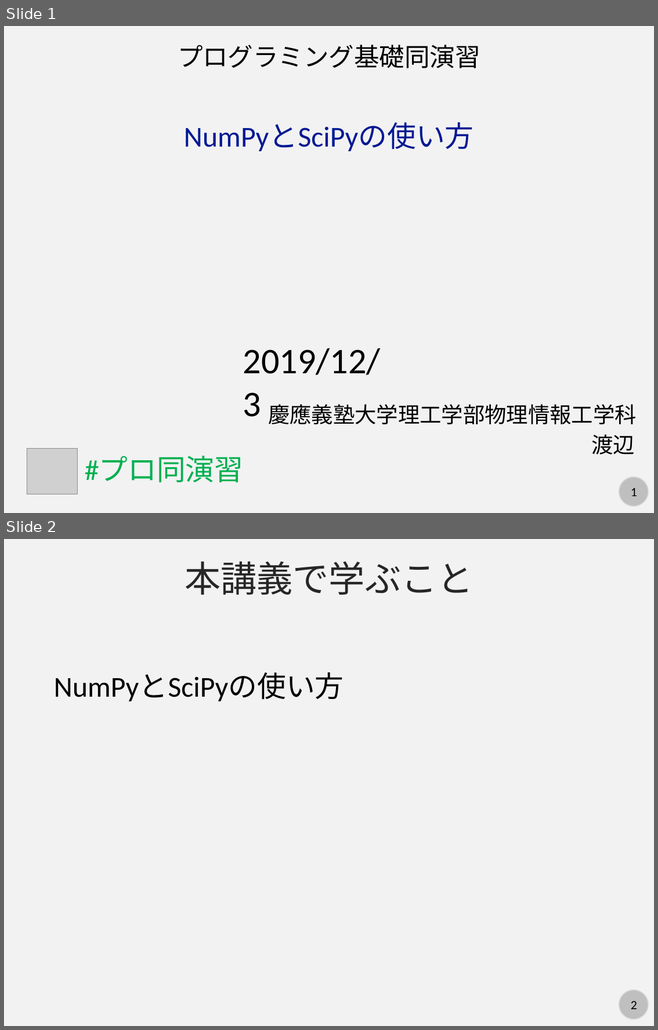
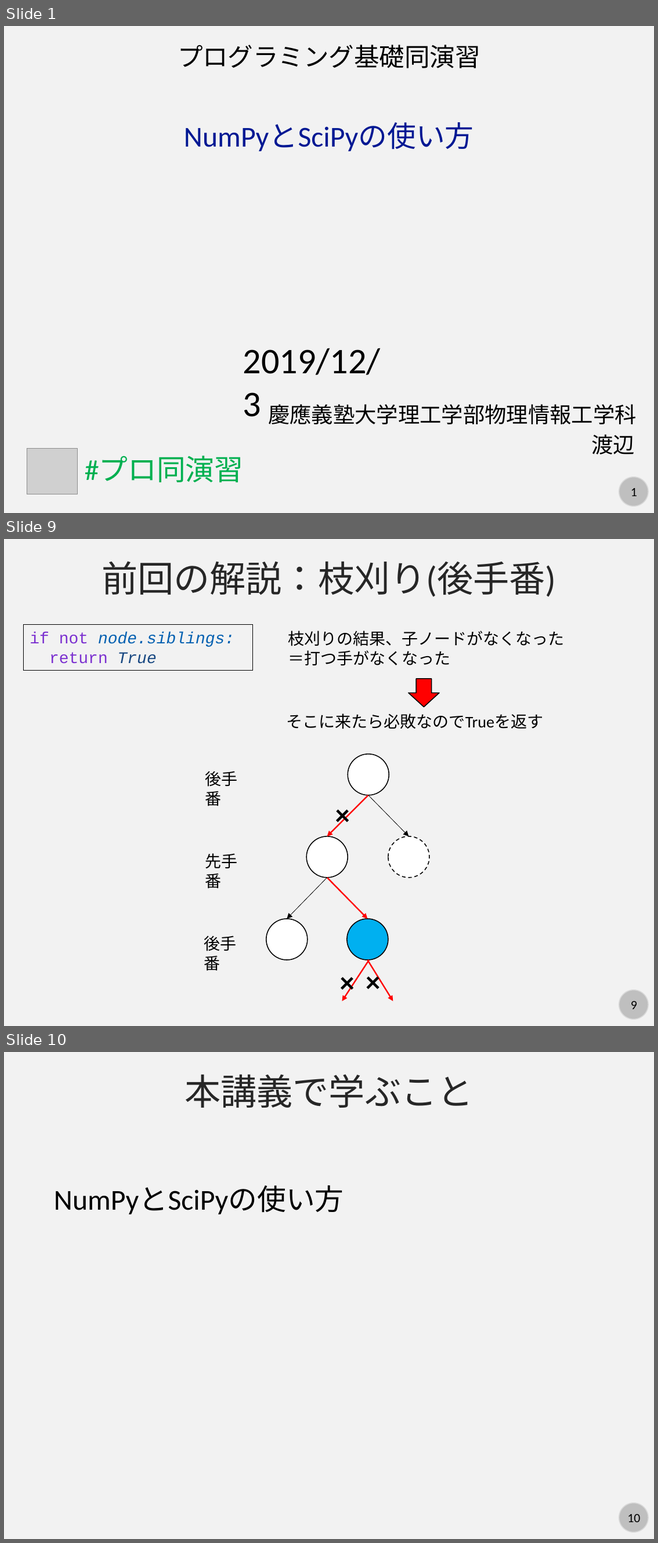
Before and after one commit to kaityo256/python_zero, a slide deck: numpy/fig/slide.pptx. Shown one above the other, each under a label of ours: slides 1 and 2 before the commit, slides 1, 9 and 10 after it; the slides between them are not shown. The pictures are 658x1030 and 658x1543 pixels, drawn with LibreOffice and Linux fonts; fonts in the diff are those of the drawing; grey boxes stand for pictures. Boxes give left, top, right and bottom in pixels: in the first picture for what was removed or moved away, otherwise in the second. Text is boxed around its words. In the diff, an @@ line names an element or a change of style, - is before the commit and + after.

Commit message:
updates slides

```diff
--- a/numpy/fig/slide.pptx
+++ b/numpy/fig/slide.pptx
@@ slide 9 added at bbox=[4, 539, 654, 1026], background #F2F2F2; not listed: 2 template elements that a slide beside it also shows @@
@@ text added at bbox=[101, 561, 556, 597], 40 pt, text #262626 @@
+前回の解説：枝刈り(後手番)
@@ rectangle added at bbox=[24, 625, 253, 671], outline #000000 0.75 pt, 18 pt, text #0460B1, italic @@
+if not node.siblings:
+return True
@@ text added at bbox=[288, 631, 564, 665], 18 pt, text #000000 @@
+枝刈りの結果、子ノードがなくなった
+＝打つ手がなくなった
@@ down arrow added at bbox=[408, 679, 438, 707], fill #FF0000, outline #000000 1 pt @@
@@ text added at bbox=[286, 714, 543, 729], 18 pt, text #000000 @@
+そこに来たら必敗なのでTrueを返す
@@ ellipse added at bbox=[347, 754, 389, 795], fill #FFFFFF, outline #000000 1 pt @@
@@ text added at bbox=[205, 771, 237, 806], 18 pt, text #000000 @@
+後手番
@@ arrow added from (368, 795) to (327, 837), #FF0000 1.5 pt @@
@@ text added at bbox=[329, 793, 368, 827], 32 pt, text #000000, bold @@
+×
@@ arrow added from (368, 795) to (409, 837), #000000 0.5 pt @@
@@ ellipse added at bbox=[306, 837, 347, 878], fill #FFFFFF, outline #000000 1 pt @@
@@ ellipse added at bbox=[388, 837, 429, 878], fill #FFFFFF, outline #000000 1 pt dashed @@
@@ text added at bbox=[205, 853, 237, 889], 18 pt, text #000000 @@
+先手番
@@ arrow added from (327, 878) to (286, 919), #000000 0.5 pt @@
@@ arrow added from (327, 878) to (367, 919), #FF0000 1.5 pt @@
@@ ellipse added at bbox=[266, 919, 307, 960], fill #FFFFFF, outline #000000 1 pt @@
@@ ellipse added at bbox=[347, 919, 388, 960], fill #00B0F0, outline #000000 1 pt @@
@@ text added at bbox=[204, 936, 237, 971], 18 pt, text #000000 @@
+後手番
@@ text added at bbox=[333, 961, 373, 995], 32 pt, text #000000, bold @@
+×
@@ arrow added from (369, 960) to (342, 1001), #FF0000 1.5 pt @@
@@ text added at bbox=[360, 961, 399, 994], 32 pt, text #000000, bold @@
+×
@@ arrow added from (367, 960) to (393, 1001), #FF0000 1.5 pt @@
@@ what was slide 2 is now slide 10 @@
@@ page number at bbox=[627, 1514, 640, 1522]: text changed @@
-2
+10
```
Also in this commit, not shown: 7 other slides added.
